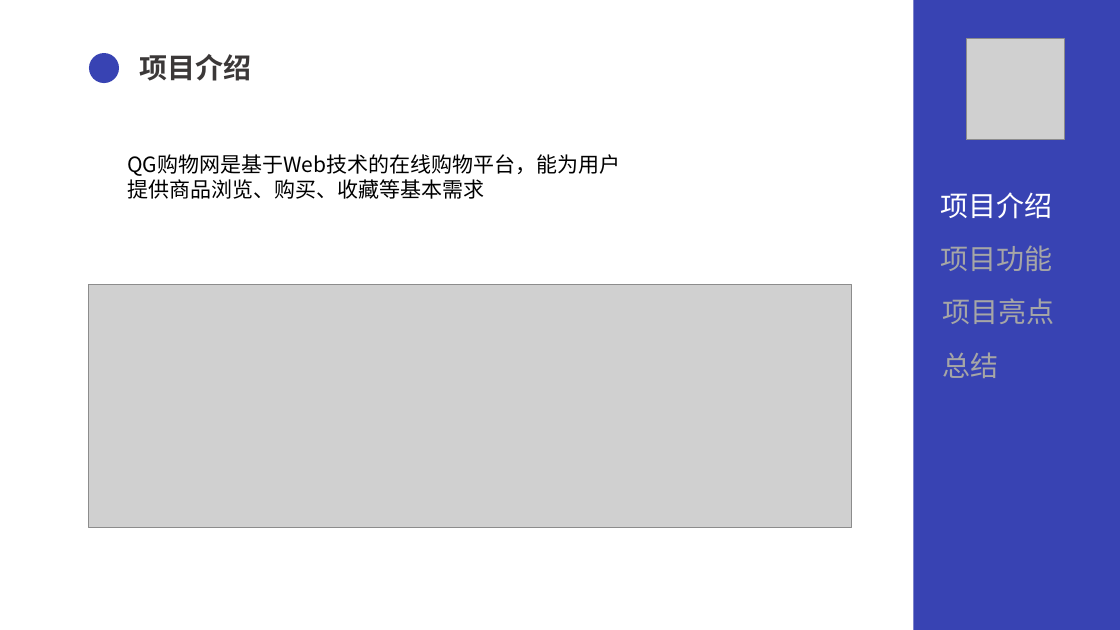
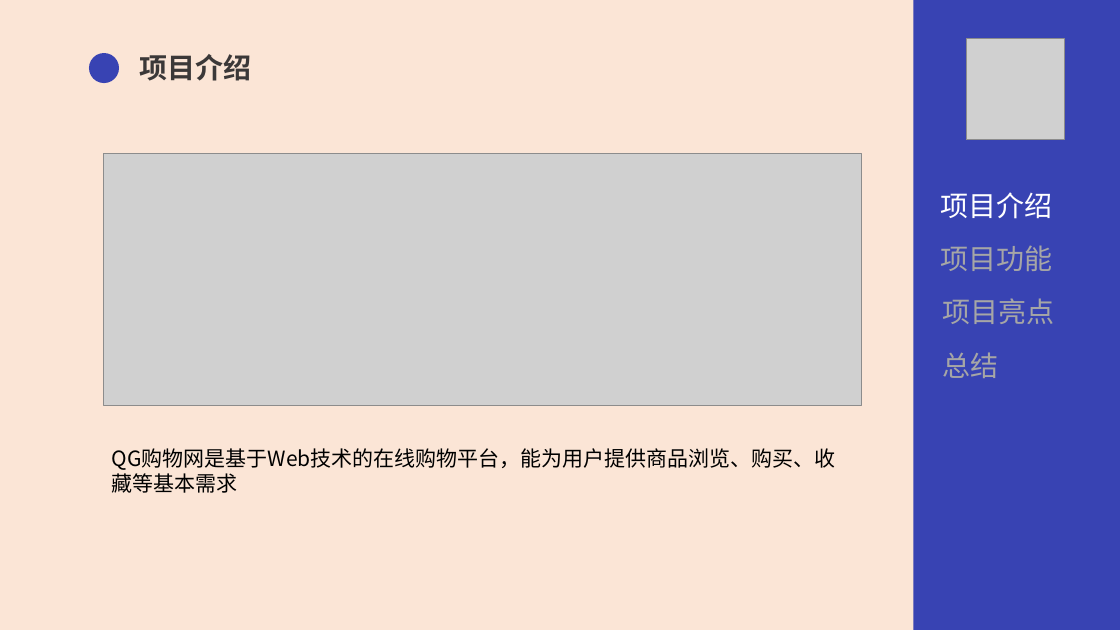
Before and after one commit to sunsetsouol/qg, a slide deck: slide 4 of ShoppingManagement/QG汇报尹俊标.pptx. Drawn at 1120x630 pixels with LibreOffice and Linux fonts; fonts in the diff are those of the drawing; grey boxes stand for pictures. Boxes give left, top, right and bottom in pixels: in the first picture for what was removed or moved away, otherwise in the second. Text is boxed around its words. In the diff, an @@ line names an element or a change of style, - is before the commit and + after.

```diff
--- a/ShoppingManagement/QG汇报尹俊标.pptx
+++ b/ShoppingManagement/QG汇报尹俊标.pptx
@@ background #FFFFFF to #FBE5D6 @@
@@ picture: place and size @@
-picture at [89, 285, 852, 528]
+picture at [103, 154, 862, 406]
@@ text "QG购物网是基于Web技术的在线购物平台，能为用户提供商品浏览、购买、收藏等基本需求" rewrapped from [127, 154, 620, 199] to [112, 448, 836, 493] @@
```
Also in this commit, not shown: 13 other slides changed, 1 slide added, 5 other files.
